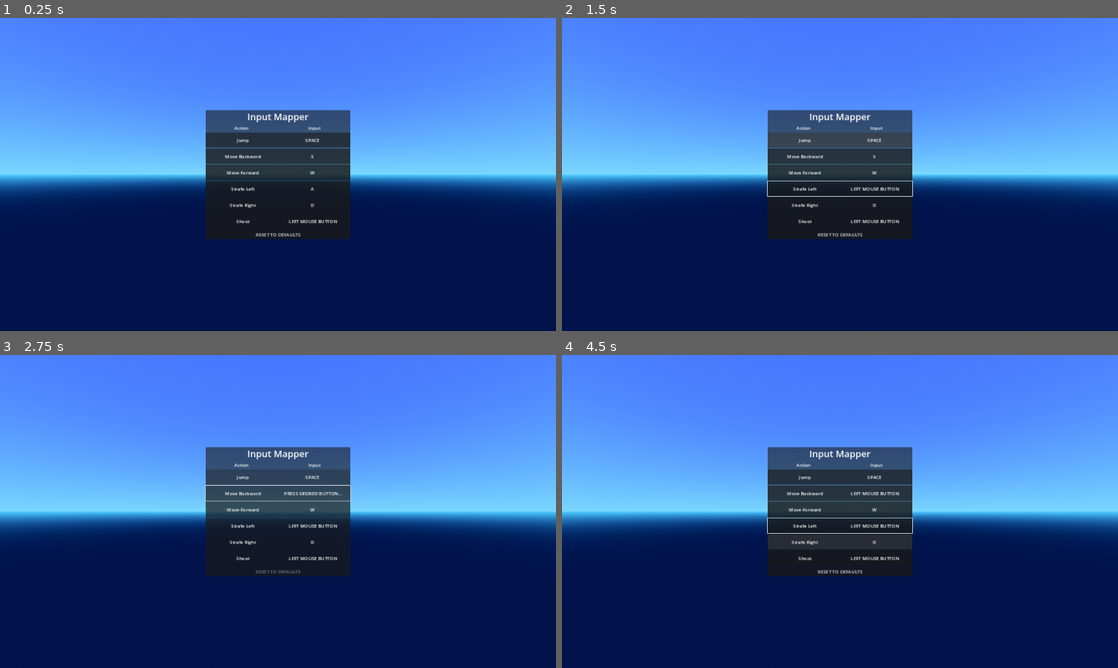
Above: before the commit, frames 1-4 (two rows, left to right).
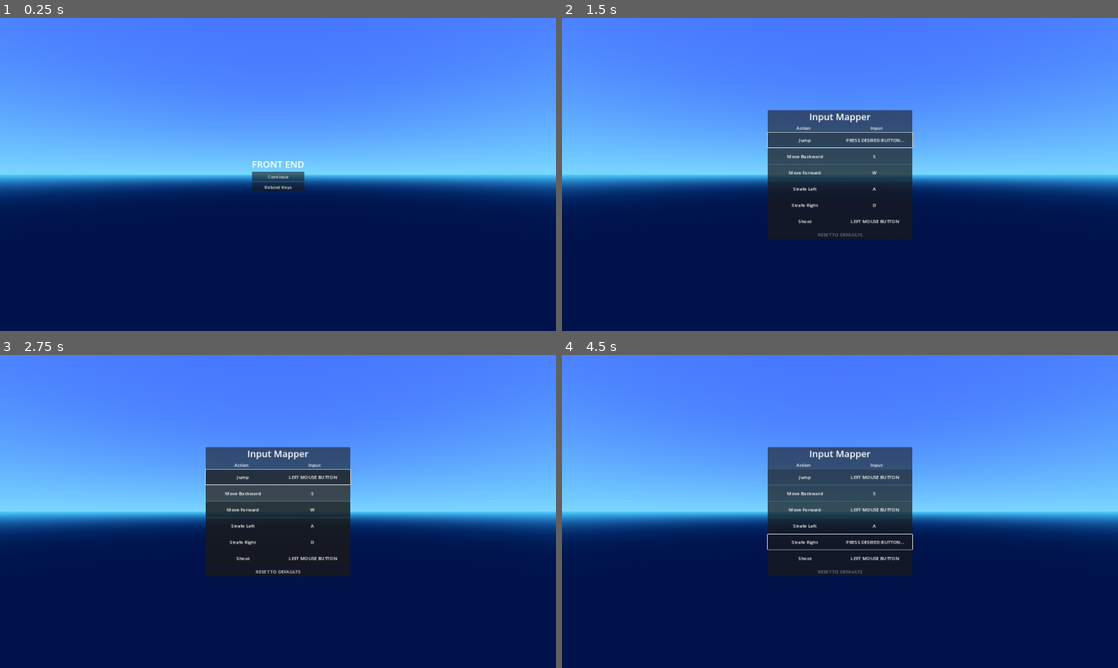
Above: after the commit, the same moments.

Repository: ditherworks/ditherworks_tools
Game: Godot game, scene res://demo/scenes/demo_world.tscn
The game is run twice, just before and just after one commit, with the same random seed, the same clock (stepped at 60 frames per second) and the same inputs.
Inputs (mouse positions are in pixels of both pictures, inside the frame that each line leads up to):
- Up to frame 1 (0.25 s): no input
- Up to frame 2 (1.5 s): click (840, 187) at 0.5 s, where only the run after the commit has a clickable "Rebind Keys"; click (840, 140) at 1.27 s
- Up to frame 3 (2.75 s): click (278, 492) at 2.02 s
- Up to frame 4 (4.5 s): click (840, 508) at 2.77 s; click (840, 524) at 3.52 s; click (840, 542) at 4.27 s

The runs differ from the first frame. In frame 1, 11% of the frame differs, in the area x 37-63%, y 29-71%; in frame 2, 2.6%; in frame 3, 2.6%; in frame 4, 3.8%.

Commit message:
game structure
- added menu screens to the front end
- added base menu screen navigation logic
- tidied up demo directory

Diff:
--- /dev/null
+++ b/demo/scenes/front_end/controls_screen.tscn
@@ -0,0 +1,27 @@
+[gd_scene load_steps=3 format=3 uid="uid://b7lotouy73xyv"]
+
+[ext_resource type="Script" path="res://demo/scripts/front_end/controls_screen.gd" id="1_k2b8g"]
+[ext_resource type="PackedScene" uid="uid://bb3370ysyn8d6" path="res://demo/scenes/front_end/input_mapper.tscn" id="2_eka2q"]
+
+[node name="ControlsScreen" type="Control"]
+layout_mode = 3
+anchors_preset = 15
+anchor_right = 1.0
+anchor_bottom = 1.0
+grow_horizontal = 2
+grow_vertical = 2
+script = ExtResource("1_k2b8g")
+
+[node name="InputMapper" parent="." instance=ExtResource("2_eka2q")]
+layout_mode = 1
+anchors_preset = 8
+anchor_left = 0.5
+anchor_top = 0.5
+anchor_right = 0.5
+anchor_bottom = 0.5
+offset_left = -250.0
+offset_top = -81.5
+offset_right = 250.0
+offset_bottom = 81.5
+grow_horizontal = 2
+grow_vertical = 2
--- /dev/null
+++ b/demo/scenes/front_end/front_end.tscn
@@ -0,0 +1,22 @@
+[gd_scene load_steps=4 format=3 uid="uid://4rlp3m3v5mh"]
+
+[ext_resource type="Script" path="res://game/front_end.gd" id="1_8e1l0"]
+[ext_resource type="PackedScene" uid="uid://wnhy855wdnob" path="res://demo/scenes/front_end/main_menu.tscn" id="2_rm86i"]
+[ext_resource type="PackedScene" uid="uid://b7lotouy73xyv" path="res://demo/scenes/front_end/controls_screen.tscn" id="3_oykhn"]
+
+[node name="FrontEnd" type="Control" node_paths=PackedStringArray("_starting_screen")]
+layout_mode = 3
+anchors_preset = 15
+anchor_right = 1.0
+anchor_bottom = 1.0
+grow_horizontal = 2
+grow_vertical = 2
+script = ExtResource("1_8e1l0")
+_starting_screen = NodePath("MainMenu")
+
+[node name="MainMenu" parent="." node_paths=PackedStringArray("_controls_screen") instance=ExtResource("2_rm86i")]
+layout_mode = 1
+_controls_screen = NodePath("../ControlsScreen")
+
+[node name="ControlsScreen" parent="." instance=ExtResource("3_oykhn")]
+layout_mode = 1
--- a/demo/scenes/input_mapper.tscn
+++ b/demo/scenes/front_end/input_mapper.tscn
@@ -1,7 +1,7 @@
 [gd_scene load_steps=4 format=3 uid="uid://bb3370ysyn8d6"]
 
 [ext_resource type="Script" path="res://input_mapper/input_mapper.gd" id="1_bk6er"]
-[ext_resource type="PackedScene" uid="uid://dcnp3ohf2aqf0" path="res://demo/scenes/input_mapper_button.tscn" id="2_gsnpu"]
+[ext_resource type="PackedScene" uid="uid://dcnp3ohf2aqf0" path="res://demo/scenes/front_end/input_mapper_button.tscn" id="2_gsnpu"]
 
 [sub_resource type="LabelSettings" id="LabelSettings_f65lp"]
 font_size = 32
--- a/demo/scenes/front_end.tscn
+++ b/demo/scenes/front_end/main_menu.tscn
@@ -1,19 +1,18 @@
-[gd_scene load_steps=4 format=3 uid="uid://4rlp3m3v5mh"]
+[gd_scene load_steps=3 format=3 uid="uid://wnhy855wdnob"]
 
-[ext_resource type="Script" path="res://demo/scripts/demo_front_end.gd" id="1_yru4p"]
-[ext_resource type="PackedScene" uid="uid://bb3370ysyn8d6" path="res://demo/scenes/input_mapper.tscn" id="2_ey2es"]
+[ext_resource type="Script" path="res://demo/scripts/front_end/main_screen.gd" id="1_bdd70"]
 
-[sub_resource type="LabelSettings" id="LabelSettings_uemi6"]
+[sub_resource type="LabelSettings" id="LabelSettings_xvisf"]
 font_size = 32
 
-[node name="FrontEnd" type="Control" node_paths=PackedStringArray("_continue_button", "_rebind_button")]
+[node name="MainMenu" type="Control" node_paths=PackedStringArray("_continue_button", "_rebind_button")]
 layout_mode = 3
 anchors_preset = 15
 anchor_right = 1.0
 anchor_bottom = 1.0
 grow_horizontal = 2
 grow_vertical = 2
-script = ExtResource("1_yru4p")
+script = ExtResource("1_bdd70")
 _continue_button = NodePath("VBoxContainer/ButtonList/Continue")
 _rebind_button = NodePath("VBoxContainer/ButtonList/Rebind")
 
@@ -32,15 +31,13 @@
 grow_vertical = 2
 
 [node name="Label" type="Label" parent="VBoxContainer"]
-visible = false
 layout_mode = 2
 text = "FRONT END"
-label_settings = SubResource("LabelSettings_uemi6")
+label_settings = SubResource("LabelSettings_xvisf")
 horizontal_alignment = 1
 vertical_alignment = 1
 
 [node name="ButtonList" type="VBoxContainer" parent="VBoxContainer"]
-visible = false
 layout_mode = 2
 
 [node name="Continue" type="Button" parent="VBoxContainer/ButtonList"]
@@ -49,19 +46,5 @@
 
 [node name="Rebind" type="Button" parent="VBoxContainer/ButtonList"]
 layout_mode = 2
-text = "Rebind Controls
+text = "Rebind Keys
 "
-
-[node name="InputMapper" parent="." instance=ExtResource("2_ey2es")]
-layout_mode = 1
-anchors_preset = 8
-anchor_left = 0.5
-anchor_top = 0.5
-anchor_right = 0.5
-anchor_bottom = 0.5
-offset_left = -250.0
-offset_top = -26.0
-offset_right = 250.0
-offset_bottom = 26.0
-grow_horizontal = 2
-grow_vertical = 2
--- a/demo/scenes/game.tscn
+++ b/demo/scenes/game.tscn
@@ -3,7 +3,7 @@
 [ext_resource type="Script" path="res://game/game.gd" id="1_akm86"]
 [ext_resource type="PackedScene" uid="uid://c3jkcd853ef07" path="res://demo/scenes/hud.tscn" id="2_2ndga"]
 [ext_resource type="PackedScene" uid="uid://l7ay4xt2rpbt" path="res://demo/scenes/pause_screen.tscn" id="3_dir4l"]
-[ext_resource type="PackedScene" uid="uid://4rlp3m3v5mh" path="res://demo/scenes/front_end.tscn" id="4_ggvgo"]
+[ext_resource type="PackedScene" uid="uid://4rlp3m3v5mh" path="res://demo/scenes/front_end/front_end.tscn" id="4_ggvgo"]
 
 [node name="Game" type="Node" node_paths=PackedStringArray("_hud", "_pause", "_front_end")]
 script = ExtResource("1_akm86")
--- /dev/null
+++ b/demo/scripts/front_end/controls_screen.gd
@@ -0,0 +1,18 @@
+class_name ControlsScreen
+extends MenuScreen
+
+
+# Signals
+# Enums
+# Constants
+# Members
+# Default Callbacks
+func _input(event: InputEvent) -> void:
+	var key := event as InputEventKey
+	if key and key.pressed and key.keycode == KEY_ESCAPE:
+		_front_end.go_back()
+		accept_event()
+
+
+# Public Functions
+# Private Functions
--- a/demo/scripts/demo_front_end.gd
+++ b/demo/scripts/front_end/main_screen.gd
@@ -1,11 +1,12 @@
-class_name DemoFrontEnd
-extends FrontEnd
+class_name MainScreen
+extends MenuScreen
 
 
 # Signals
 # Enums
 # Constants
 # Members
+@export var _controls_screen : MenuScreen
 @export var _continue_button : Button
 @export var _rebind_button : Button
 
@@ -29,4 +30,4 @@
 	if button == _continue_button:
 		g_game.switch_to_world()
 	if button == _rebind_button:
-		print("activate input mapper")
+		_front_end.goto_screen(_controls_screen)
--- a/game/front_end.gd
+++ b/game/front_end.gd
@@ -6,6 +6,41 @@
 # Enums
 # Constants
 # Members
+@export var _starting_screen : MenuScreen
+
+var _current_screen : MenuScreen
+
+
 # Default Callbacks
+func _ready() -> void:
+	_register_with_children()
+
+	# hide all screens
+	for child : MenuScreen in get_children():
+		child.visible = false
+
+	goto_screen(_starting_screen)
+
+
 # Public Functions
+func goto_screen(screen: MenuScreen, remember_previous := true) -> void:
+	if not screen or _current_screen == screen:
+		return
+
+	var previous := _current_screen
+	if _current_screen:
+		_current_screen.exit()
+	_current_screen = screen
+	_current_screen.enter(previous if remember_previous else null)
+
+
+func go_back() -> void:
+	if _current_screen._previous:
+		goto_screen(_current_screen._previous, false)
+
+
 # Private Functions
+func _register_with_children() -> void:
+	for child in get_children():
+		if child is MenuScreen:
+			(child as MenuScreen).register_front_end(self)
--- /dev/null
+++ b/game/menu_screen.gd
@@ -0,0 +1,29 @@
+class_name MenuScreen
+extends Control
+
+
+# Signals
+# Enums
+# Constants
+# Members
+var _front_end : FrontEnd
+var _previous : MenuScreen
+
+
+# Default Callbacks
+# Public Functions
+func enter(previous: MenuScreen) -> void:
+	visible = true
+	if previous:
+		_previous = previous
+
+
+func exit() -> void:
+	visible = false
+
+
+func register_front_end(front_end: FrontEnd) -> void:
+	_front_end = front_end
+
+
+# Private Functions
Renamed: demo/scenes/input_mapper_button.tscn -> demo/scenes/front_end/input_mapper_button.tscn
